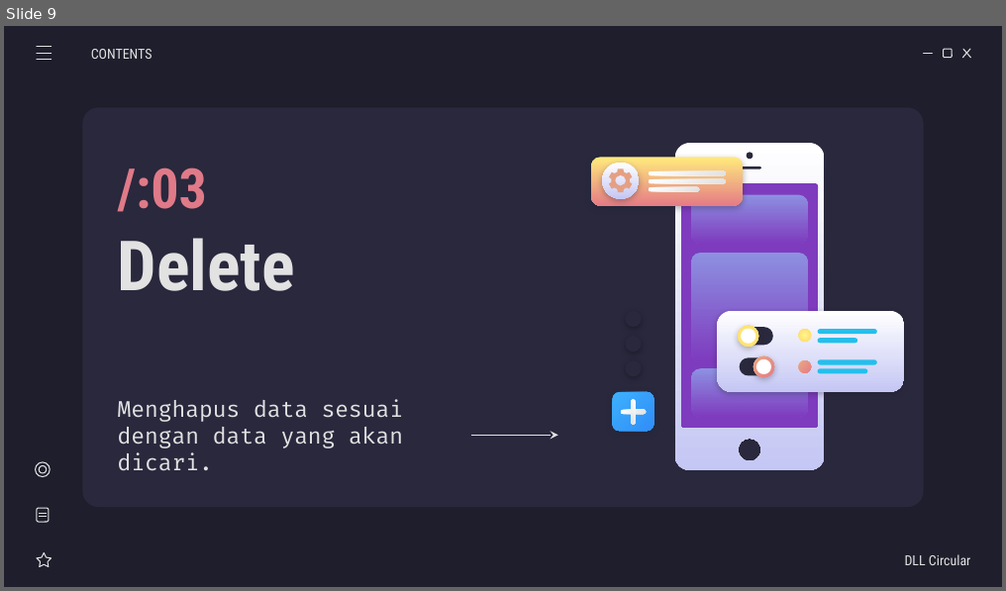
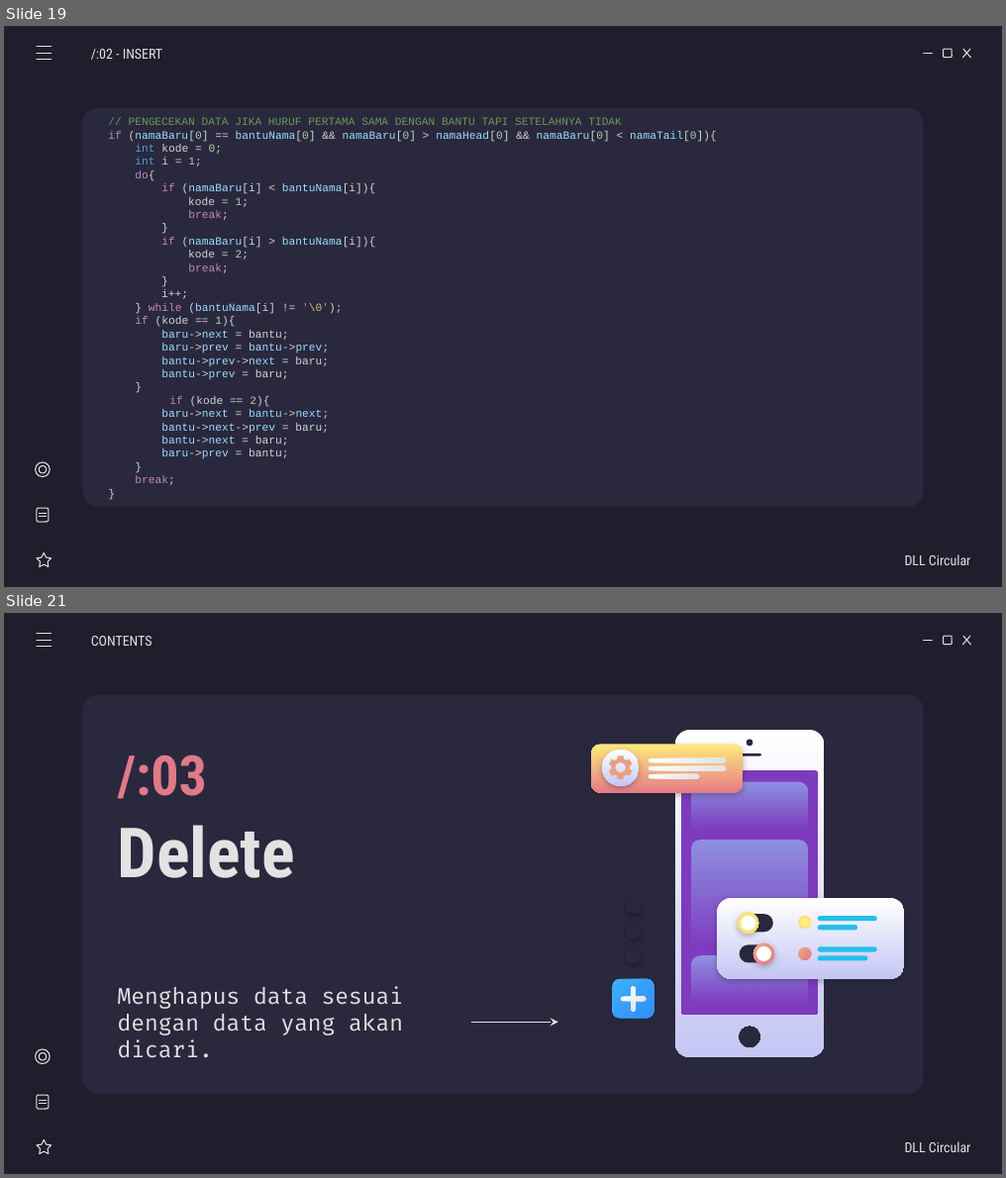
Before and after one commit to weztcy/Semester-3, a slide deck: Struktur Data/List Game - Kelompok 5.pptx. Shown one above the other, each under a label of ours: slide 9 before the commit, slides 19 and 21 after it; the slides between them are not shown. The pictures are 1006x591 and 1006x1178 pixels, drawn with LibreOffice and Linux fonts; fonts in the diff are those of the drawing. Boxes give left, top, right and bottom in pixels: in the first picture for what was removed or moved away, otherwise in the second. Text is boxed around its words. In the diff, an @@ line names an element or a change of style, - is before the commit and + after.

```diff
--- a/Struktur Data/List Game - Kelompok 5.pptx
+++ b/Struktur Data/List Game - Kelompok 5.pptx
@@ slide 19 added at (4,26,1002,587), background #1E1E2C; not listed: 5 template elements that a slide beside it also shows @@
@@ line added from (37, 47) to (51, 47), #E2E2E2 0.75 pt @@
@@ line added from (37, 53) to (51, 53), #E2E2E2 0.75 pt @@
@@ subtitle added at (91,49,162,60), 10 pt, text #E2E2E2 @@
+/:02 - INSERT
@@ line added from (37, 60) to (51, 60), #E2E2E2 0.75 pt @@
@@ subtitle added at (108,117,717,485), 8 pt, text #9CDCFE @@
+// PENGECEKAN DATA JIKA HURUF PERTAMA SAMA DENGAN BANTU TAPI SETELAHNYA TIDAK
+if (namaBaru[0] == bantuNama[0] && namaBaru[0] > namaHead[0] && namaBaru[0] < namaTail[0]){
+int kode = 0;
+int i = 1;
+do{
+if (namaBaru[i] < bantuNama[i]){
+kode = 1;
+break;
+}
+if (namaBaru[i] > bantuNama[i]){
+kode = 2;
+break;
+}
+i++;
+} while (bantuNama[i] != '\0');
+if (kode == 1){
+baru->next = bantu;
+baru->prev = bantu->prev;
+bantu->prev->next = baru;
+bantu->prev = baru;
+}
+if (kode == 2){
+baru->next = bantu->next;
+bantu->next->prev = baru;
+bantu->next = baru;
+baru->prev = bantu;
+}
+break;
+}
@@ group added at (35,462,52,567): 2 lines, 2 ellipses, 1 star, 1 rounded rectangle @@
@@ subtitle added at (905,555,971,566), 10 pt, text #E2E2E2 @@
+DLL Circular
@@ what was slide 9 is now slide 21 @@
```
Also in this commit, not shown: 4 slides changed, 12 other slides added, 4 other files.
